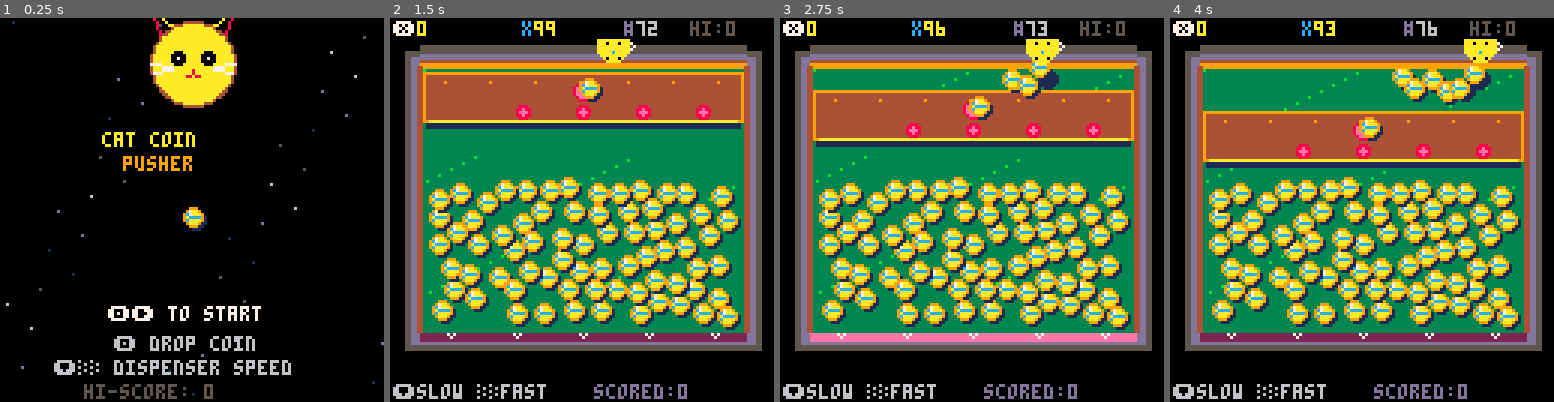
Above: before the commit, frames 1-4 (left to right).
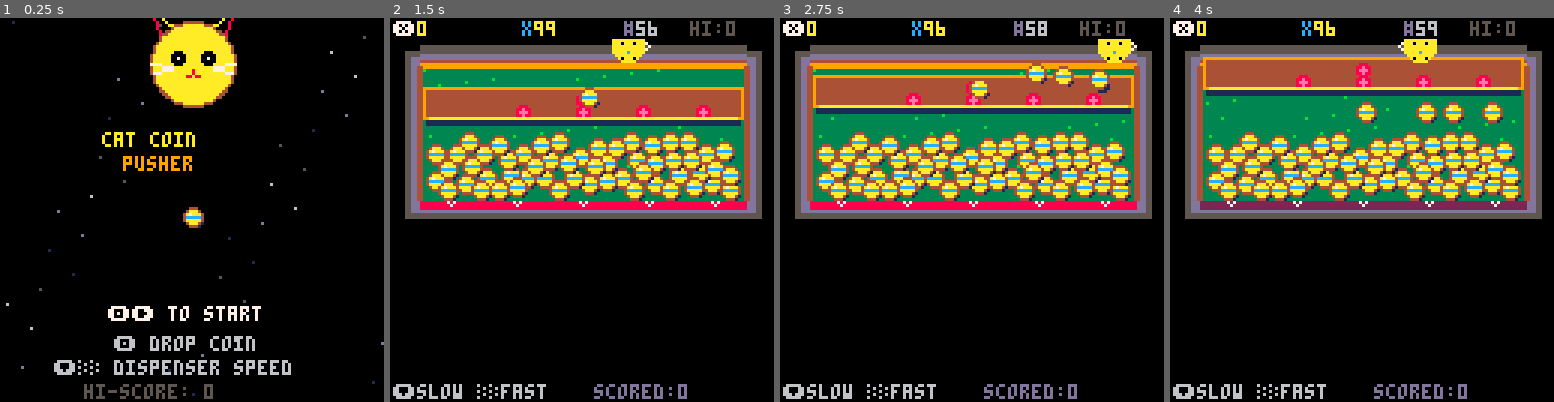
Above: after the commit, the same moments.

Repository: RubenTipparach/Mini-Pico-Games
Game: PICO-8 cartridge pico-8/carts/cat_coin_pusher.p8
The game is run twice, just before and just after one commit, with the same random seed, the same clock (stepped at 60 frames per second) and the same inputs.
Inputs:
- Up to frame 1 (0.25 s): no input
- Up to frame 2 (1.5 s): tap X (X key) at 0.33, 1.07 s; tap O (Z key) at 0.7 s
- Up to frame 3 (2.75 s): hold Right 1.6-2.1 s; tap O (Z key) at 1.7, 2.1, 2.5 s; tap X (X key) at 1.85 s; hold Right from 2.47 s (still down)
- Up to frame 4 (4 s): tap O (Z key) at 2.9, 3.3, 3.7 s; tap X (X key) at 2.97 s; release Right at 3.03 s; hold Left 3.08-3.58 s

The runs differ from the first frame. In frame 1, 0.2% of the frame differs, in the area x 47-54%, y 49-56%; in frame 2, 55%; in frame 3, 61%; in frame 4, 62%, in the area x 3-97%, y 0-87%.

Commit message:
Halve the coin field size, shrink coins to fit
- Field bottom moved from 104 to 60 (field height 88 -> 44px)
- Pusher proportionally smaller (h=10, range 22-38)
- Coin radius reduced from 3 to 2.5 to pack tighter
- Seed spacing reduced to 5px for denser coin coverage
- Coin rim, shadow, and falling effects scaled to match
- Pusher toe beans and central pad scaled down
- Still seeds 100 coins, 100 to drop

https://claude.ai/code/session_014EkGVbjztL2pvBPDbBoNDp

Diff:
--- a/pico-8/carts/cat_coin_pusher.p8
+++ b/pico-8/carts/cat_coin_pusher.p8
@@ -20,16 +20,16 @@
 fl=10      -- field left
 fr=118     -- field right
 ft=16      -- field top (back wall)
-fb=104     -- field bottom (player edge)
+fb=60      -- field bottom (player edge)
 fw=fr-fl   -- field width
 fh=fb-ft   -- field height
 
 -- pusher (wide plate)
 push={
- y=28,        -- current y of front edge
- h=16,        -- pusher height
- min_y=26,    -- closest to wall (retracted)
- max_y=50,    -- furthest from wall (extended)
+ y=24,        -- current y of front edge
+ h=10,        -- pusher height
+ min_y=22,    -- closest to wall (retracted)
+ max_y=38,    -- furthest from wall (extended)
  dir=1,       -- 1=pushing forward, -1=retracting
  speed=0.35
 }
@@ -71,7 +71,7 @@
  return {
   x=x, y=y,
   vx=0, vy=0,
-  r=3,
+  r=2.5,
   on_pusher=false
  }
 end
@@ -152,7 +152,7 @@
  falling={}
  particles={}
  popups={}
- push.y=28
+ push.y=24
  push.dir=1
  disp.x=64
  disp.dir=1
@@ -165,14 +165,14 @@
  for i=1,n do
   local attempts=0
   local placed=false
-  while not placed and attempts<30 do
-   local cx=fl+5+rnd(fw-10)
-   local cy=push.max_y+6+rnd(fb-push.max_y-10)
+  while not placed and attempts<40 do
+   local cx=fl+4+rnd(fw-8)
+   local cy=push.max_y+3+rnd(fb-push.max_y-5)
    local ok=true
    for c in all(coins) do
     local dx=cx-c.x
     local dy=cy-c.y
-    if sqrt(dx*dx+dy*dy)<6.5 then
+    if sqrt(dx*dx+dy*dy)<5 then
      ok=false
      break
     end
@@ -548,23 +548,21 @@
  local sx=x+1+h*0.5
  local sy=y+1+h*0.5
  -- shadow (bigger when higher)
- local sr=3+h*0.15
+ local sr=2.5+h*0.15
  circfill(sx,sy,sr,1)
 
  -- coin rim (dark edge)
- circfill(x,y,3.5,4)
+ circfill(x,y,3,4)
  -- coin body
- circfill(x,y,3,9)
- circfill(x,y,2.5,10)
+ circfill(x,y,2.5,9)
+ circfill(x,y,2,10)
 
  -- fish design
  line(x-1,y,x+1,y,12)
- pset(x-2,y-1,12)
- pset(x-2,y+1,12)
+ pset(x-2,y,12)
  pset(x+2,y,12)
 
  -- shine
- pset(x-1,y-2,7)
  pset(x-1,y-1,7)
 end
 
@@ -597,7 +595,7 @@
 
  -- draw all coins (shadows first pass)
  for c in all(coins) do
-  circfill(c.x+1,c.y+1,3,1)
+  circfill(c.x+1,c.y+1,2.5,1)
  end
  -- then coins on top
  for c in all(coins) do
@@ -624,13 +622,13 @@
    local h=fc.height
    local sx=fc.x+1+h*0.4
    local sy=fc.y+1+h*0.4
-   local sr=3+h*0.2
+   local sr=2.5+h*0.2
    -- shadow gets fainter
    if fc.life>15 then
     circfill(sx,sy,sr,1)
    end
    -- coin shrinks as it falls away
-   local cr=max(1,3-h*0.1)
+   local cr=max(1,2.5-h*0.1)
    circfill(fc.x,fc.y-h,cr+0.5,4)
    circfill(fc.x,fc.y-h,cr,10)
    pset(fc.x-1,fc.y-h-1,7)
@@ -687,21 +685,15 @@
  local bw=(fr-fl-8)/5
  for i=1,4 do
   local bx=fl+4+i*bw+bw/2
-  local by=py-3
-  circfill(bx,by,2.5,8)
-  circfill(bx,by,1.5,14)
+  local by=py-2
+  circfill(bx,by,2,8)
+  circfill(bx,by,1,14)
  end
 
  -- big central pad
  local cx=(fl+fr)/2
- circfill(cx,ptop+push.h*0.4,3.5,8)
- circfill(cx,ptop+push.h*0.4,2.5,14)
-
- -- fur dots
- for i=0,6 do
-  local fx=fl+8+i*((fr-fl-16)/6)
-  pset(fx,ptop+3,9)
- end
+ circfill(cx,ptop+push.h*0.4,2.5,8)
+ circfill(cx,ptop+push.h*0.4,1.5,14)
 
  -- front edge highlight
  line(fl+3,py,fr-3,py,10)
